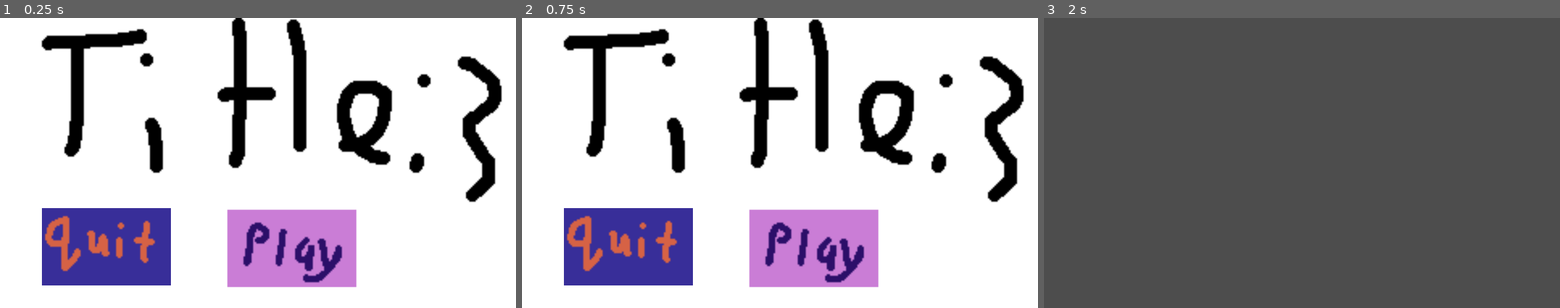
Above: before the commit, frames 1-3 (left to right).
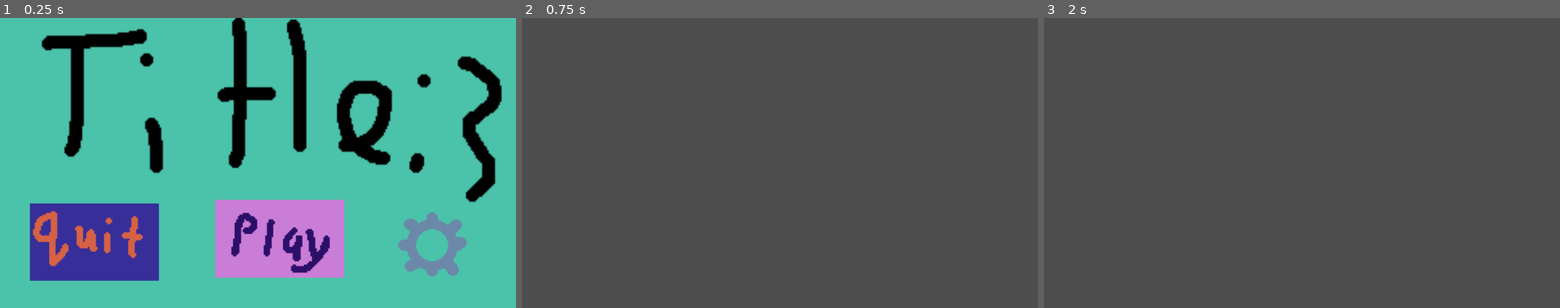
Above: after the commit, the same moments.

Repository: gavelhj/Ludum-Dare-59
Game: Godot game, scene res://UI/titlescreen.tscn
The game is run twice, just before and just after one commit, with the same random seed, the same clock (stepped at 60 frames per second) and the same inputs. Before the commit the project starts from res://scenes/titlescreen.tscn.
Inputs (mouse positions are in pixels of both pictures, inside the frame that each line leads up to):
- Up to frame 1 (0.25 s): no input
- Up to frame 2 (0.75 s): click (955, 244) at 0.52 s
- Up to frame 3 (2 s): click (1338, 247) at 1.27 s

The runs differ from the first frame. In frame 1, 85% of the frame differs, in the area x 0-100%, y 0-100%; in frame 2, 99%; in frame 3, nothing differs.

Commit message:
instructions

Diff:
--- /dev/null
+++ b/ludum-dare-59-game/UI/instructions.gd
@@ -0,0 +1,4 @@
+extends Control
+
+func _on_texture_button_pressed() -> void:
+	get_tree().change_scene_to_file("res://UI/levelselection.tscn")
--- /dev/null
+++ b/ludum-dare-59-game/UI/instructions.tscn
@@ -0,0 +1,63 @@
+[gd_scene load_steps=7 format=3 uid="uid://c026nceucgg8y"]
+
+[ext_resource type="Texture2D" uid="uid://dctuur0np18v3" path="res://resources idk the name/instructions_background.png" id="1_1koxs"]
+[ext_resource type="Script" uid="uid://bdxsplw0y84x6" path="res://UI/instructions.gd" id="1_lthr5"]
+[ext_resource type="Texture2D" uid="uid://dlkplkh0fnmkf" path="res://resources idk the name/ok_normal.png" id="1_og0bq"]
+[ext_resource type="Texture2D" uid="uid://ldb6p8dn4vfl" path="res://resources idk the name/ok_pressed.png" id="2_1koxs"]
+[ext_resource type="Texture2D" uid="uid://dtfp8pjcr748n" path="res://resources idk the name/ok_hovered.png" id="3_lthr5"]
+
+[sub_resource type="LabelSettings" id="LabelSettings_lthr5"]
+font_size = 50
+
+[node name="Instructions" type="Control"]
+texture_filter = 1
+layout_mode = 3
+anchors_preset = 15
+anchor_right = 1.0
+anchor_bottom = 1.0
+grow_horizontal = 2
+grow_vertical = 2
+script = ExtResource("1_lthr5")
+
+[node name="Background" type="Sprite2D" parent="."]
+z_index = -255
+texture_filter = 1
+position = Vector2(320, 180)
+texture = ExtResource("1_1koxs")
+
+[node name="PanelContainer" type="PanelContainer" parent="."]
+layout_mode = 0
+offset_left = 163.0
+offset_top = 168.0
+offset_right = 506.0
+offset_bottom = 243.0
+
+[node name="Body" type="Label" parent="PanelContainer"]
+layout_mode = 2
+text = "- push down on keys to simulate key presses
+- left click to left click on things
+- right click to right click on things"
+
+[node name="TextureButton" type="TextureButton" parent="."]
+layout_mode = 0
+offset_left = 288.0
+offset_top = 282.0
+offset_right = 328.0
+offset_bottom = 322.0
+texture_normal = ExtResource("1_og0bq")
+texture_pressed = ExtResource("2_1koxs")
+texture_hover = ExtResource("3_lthr5")
+
+[node name="PanelContainer2" type="PanelContainer" parent="."]
+layout_mode = 0
+offset_left = 167.0
+offset_top = 13.0
+offset_right = 456.0
+offset_bottom = 82.0
+
+[node name="Head" type="Label" parent="PanelContainer2"]
+layout_mode = 2
+text = "Instructions"
+label_settings = SubResource("LabelSettings_lthr5")
+
+[connection signal="pressed" from="TextureButton" to="." method="_on_texture_button_pressed"]
--- a/ludum-dare-59-game/scenes/titlescreen.gd
+++ b/ludum-dare-59-game/UI/titlescreen.gd
@@ -1,7 +1,4 @@
 extends Control
-
-func _on_quit_pressed() -> void :
-	get_tree().quit()
 
 func _on_full_toggled(_toggled_on: bool) -> void :
 	if DisplayServer.window_get_mode() == DisplayServer.WINDOW_MODE_FULLSCREEN:
@@ -9,5 +6,11 @@
 	else:
 		DisplayServer.window_set_mode(DisplayServer.WINDOW_MODE_FULLSCREEN)
 
+func _on_quit_pressed() -> void :
+	get_tree().quit()
+
 func _on_start_pressed() -> void:
-	get_tree().change_scene_to_file("res://scenes/levelselection.tscn")
+	get_tree().change_scene_to_file("res://UI/instructions.tscn")
+
+func _on_settings_pressed() -> void:
+	get_tree().change_scene_to_file("res://UI/settings.tscn")
--- /dev/null
+++ b/ludum-dare-59-game/UI/titlescreen.tscn
@@ -0,0 +1,64 @@
+[gd_scene load_steps=12 format=3 uid="uid://fn0ksrcquy6y"]
+
+[ext_resource type="Script" uid="uid://cyc3ggjxnpd51" path="res://UI/titlescreen.gd" id="1_j8f10"]
+[ext_resource type="Texture2D" uid="uid://rmap8devaija" path="res://resources idk the name/titlescreen.png" id="2_1gqun"]
+[ext_resource type="Texture2D" uid="uid://bio26m5qc2uhc" path="res://resources idk the name/quit_button_normal.png" id="3_s3fh2"]
+[ext_resource type="Texture2D" uid="uid://i7c6h7lwtr0l" path="res://resources idk the name/quit_button_pressed.png" id="4_0tkko"]
+[ext_resource type="Texture2D" uid="uid://cpfwxh6bc58dh" path="res://resources idk the name/quit_button_hovered.png" id="5_xppik"]
+[ext_resource type="Texture2D" uid="uid://cuwd45ibsuyu3" path="res://resources idk the name/play_button_normal.png" id="6_tfn85"]
+[ext_resource type="Texture2D" uid="uid://cq8og5py0rf2d" path="res://resources idk the name/play_button_pressed.png" id="7_2oexg"]
+[ext_resource type="Texture2D" uid="uid://bnivyqur8xkw8" path="res://resources idk the name/play_button_hovered.png" id="8_fewx1"]
+[ext_resource type="Texture2D" uid="uid://brmcifoms7ekj" path="res://resources idk the name/settings_button_normal.png" id="9_0tkko"]
+[ext_resource type="Texture2D" uid="uid://cep8vca6aes86" path="res://resources idk the name/settings_button_pressed.png" id="10_xppik"]
+[ext_resource type="Texture2D" uid="uid://d1m4kxbvn1j7a" path="res://resources idk the name/settings_button_hovered.png" id="11_tfn85"]
+
+[node name="titlescreen" type="Control"]
+layout_mode = 3
+anchors_preset = 15
+anchor_right = 1.0
+anchor_bottom = 1.0
+grow_horizontal = 2
+grow_vertical = 2
+script = ExtResource("1_j8f10")
+
+[node name="Title" type="Sprite2D" parent="."]
+z_index = -4096
+position = Vector2(320.00003, 180)
+scale = Vector2(2, 2.0000002)
+texture = ExtResource("2_1gqun")
+
+[node name="Quit" type="TextureButton" parent="."]
+layout_mode = 0
+offset_left = 37.0
+offset_top = 230.0
+offset_right = 197.0
+offset_bottom = 326.0
+texture_normal = ExtResource("3_s3fh2")
+texture_pressed = ExtResource("4_0tkko")
+texture_hover = ExtResource("5_xppik")
+
+[node name="Start" type="TextureButton" parent="."]
+z_index = 1
+layout_mode = 0
+offset_left = 267.0
+offset_top = 226.0
+offset_right = 427.0
+offset_bottom = 322.0
+texture_normal = ExtResource("6_tfn85")
+texture_pressed = ExtResource("7_2oexg")
+texture_hover = ExtResource("8_fewx1")
+
+[node name="Settings" type="TextureButton" parent="."]
+z_index = 4096
+layout_mode = 0
+offset_left = 488.0
+offset_top = 234.0
+offset_right = 584.0
+offset_bottom = 330.0
+texture_normal = ExtResource("9_0tkko")
+texture_pressed = ExtResource("10_xppik")
+texture_hover = ExtResource("11_tfn85")
+
+[connection signal="pressed" from="Quit" to="." method="_on_quit_pressed"]
+[connection signal="pressed" from="Start" to="." method="_on_start_pressed"]
+[connection signal="pressed" from="Settings" to="." method="_on_settings_pressed"]
--- a/ludum-dare-59-game/project.godot
+++ b/ludum-dare-59-game/project.godot
@@ -21,8 +21,8 @@
 
 [display]
 
-window/size/viewport_width=320
-window/size/viewport_height=180
+window/size/viewport_width=640
+window/size/viewport_height=360
 window/size/window_width_override=1280
 window/size/window_height_override=720
 window/stretch/mode="canvas_items"
--- a/ludum-dare-59-game/scenes/titlescreen.tscn
+++ /dev/null
@@ -1,47 +0,0 @@
-[gd_scene load_steps=9 format=3 uid="uid://fn0ksrcquy6y"]
-
-[ext_resource type="Script" uid="uid://cyc3ggjxnpd51" path="res://scenes/titlescreen.gd" id="1_84han"]
-[ext_resource type="Texture2D" uid="uid://cuwd45ibsuyu3" path="res://resources idk the name/play_button_normal.png" id="1_t7v6v"]
-[ext_resource type="Texture2D" uid="uid://cq8og5py0rf2d" path="res://resources idk the name/play_button_pressed.png" id="2_vhbaf"]
-[ext_resource type="Texture2D" uid="uid://bnivyqur8xkw8" path="res://resources idk the name/play_button_hovered.png" id="3_v6ms7"]
-[ext_resource type="Texture2D" uid="uid://rmap8devaija" path="res://resources idk the name/titlescreen.png" id="4_rpvs4"]
-[ext_resource type="Texture2D" uid="uid://bio26m5qc2uhc" path="res://resources idk the name/quit_button_normal.png" id="6_6ejck"]
-[ext_resource type="Texture2D" uid="uid://i7c6h7lwtr0l" path="res://resources idk the name/quit_button_pressed.png" id="7_w77yj"]
-[ext_resource type="Texture2D" uid="uid://cpfwxh6bc58dh" path="res://resources idk the name/quit_button_hovered.png" id="8_v7hj3"]
-
-[node name="titlescreen" type="Control"]
-layout_mode = 3
-anchors_preset = 15
-anchor_right = 1.0
-anchor_bottom = 1.0
-grow_horizontal = 2
-grow_vertical = 2
-script = ExtResource("1_84han")
-
-[node name="Start" type="TextureButton" parent="."]
-layout_mode = 0
-offset_left = 141.0
-offset_top = 119.0
-offset_right = 221.0
-offset_bottom = 167.0
-texture_normal = ExtResource("1_t7v6v")
-texture_pressed = ExtResource("2_vhbaf")
-texture_hover = ExtResource("3_v6ms7")
-
-[node name="Title" type="Sprite2D" parent="."]
-z_index = -4096
-position = Vector2(160, 90)
-texture = ExtResource("4_rpvs4")
-
-[node name="Quit" type="TextureButton" parent="."]
-layout_mode = 0
-offset_left = 26.0
-offset_top = 118.0
-offset_right = 106.0
-offset_bottom = 166.0
-texture_normal = ExtResource("6_6ejck")
-texture_pressed = ExtResource("7_w77yj")
-texture_hover = ExtResource("8_v7hj3")
-
-[connection signal="pressed" from="Start" to="." method="_on_start_pressed"]
-[connection signal="pressed" from="Quit" to="." method="_on_quit_pressed"]
Not shown, added: ludum-dare-59-game/UI/instructions.gd.uid
Renamed: ludum-dare-59-game/scenes/levelselection.tscn -> ludum-dare-59-game/UI/levelselection.tscn
Renamed: ludum-dare-59-game/scenes/titlescreen.gd.uid -> ludum-dare-59-game/UI/titlescreen.gd.uid
Binary file added: ludum-dare-59-game/resources idk the name/instructions_background.png
Not shown, added: ludum-dare-59-game/resources idk the name/instructions_background.png.import
Binary file added: ludum-dare-59-game/resources idk the name/ok_hovered.png
Not shown, added: ludum-dare-59-game/resources idk the name/ok_hovered.png.import
Binary file added: ludum-dare-59-game/resources idk the name/ok_normal.png
Not shown, added: ludum-dare-59-game/resources idk the name/ok_normal.png.import
Binary file added: ludum-dare-59-game/resources idk the name/ok_pressed.png
Not shown, added: ludum-dare-59-game/resources idk the name/ok_pressed.png.import
Binary file changed: ludum-dare-59-game/resources idk the name/play_button_hovered.png
(and 12 more such lines)
